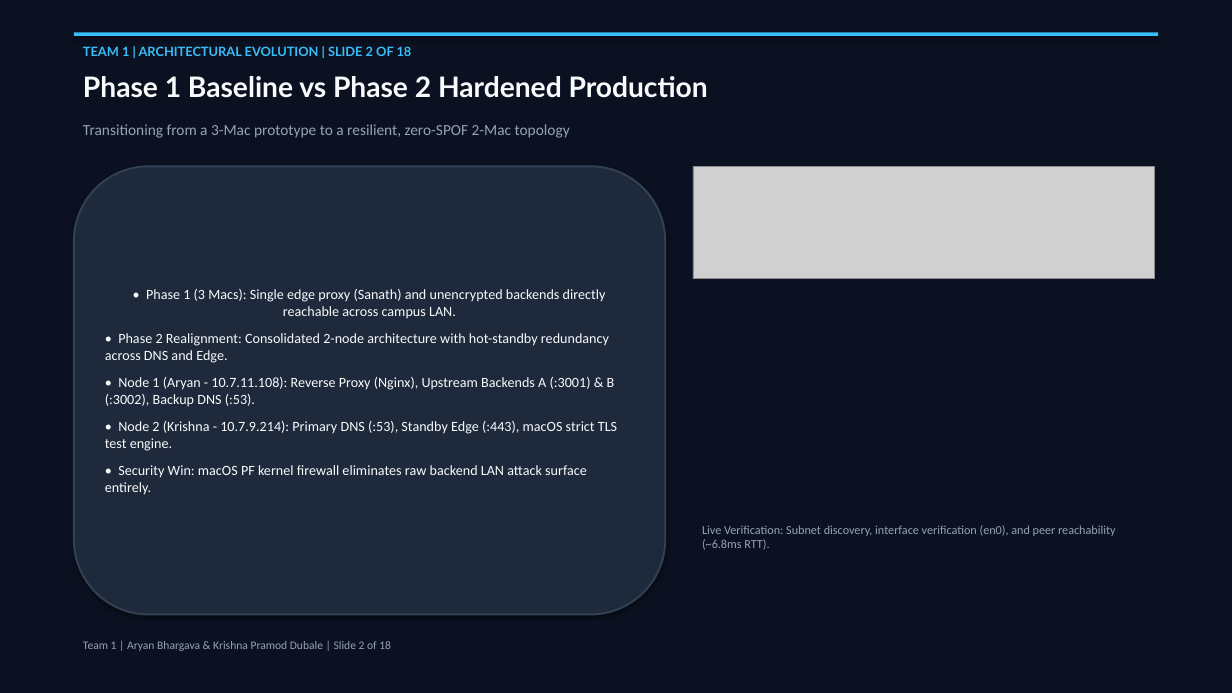
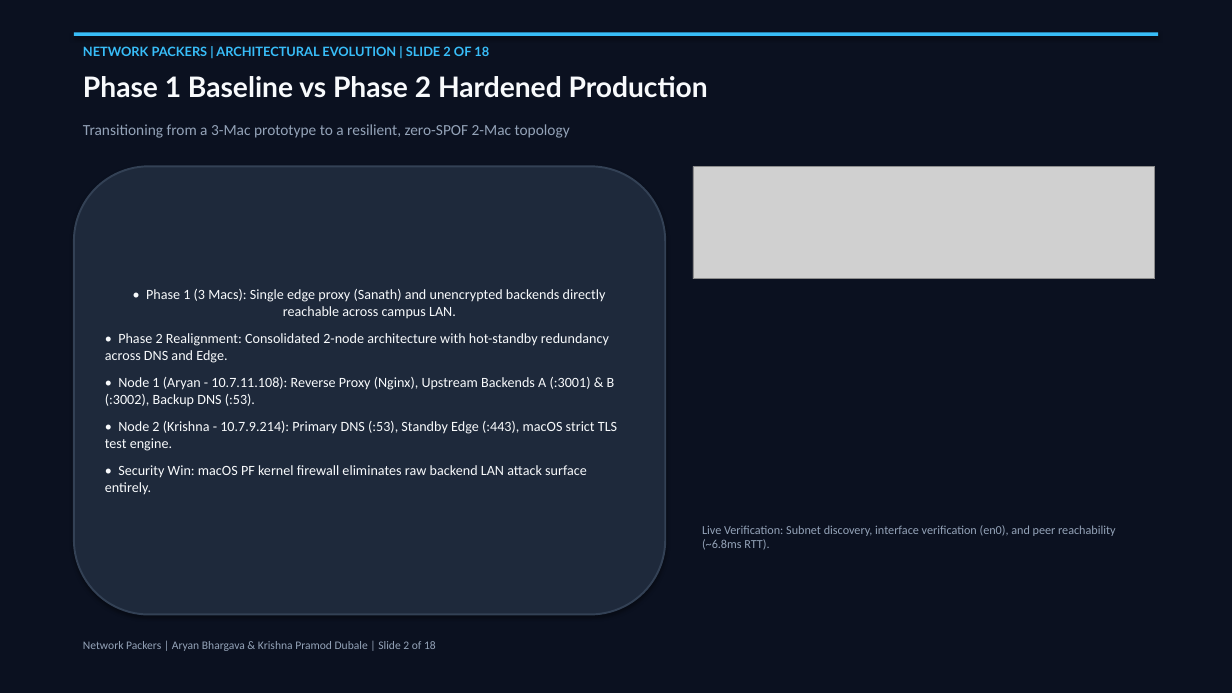
Before and after one commit to sanath-2512/Computer_Network, a slide deck: slide 2 of docs/Phase2_Final_Presentation_Team1.pptx. Drawn at 1232x693 pixels with LibreOffice and Linux fonts; fonts in the diff are those of the drawing; grey boxes stand for pictures. Boxes give left, top, right and bottom in pixels: in the first picture for what was removed or moved away, otherwise in the second. Text is boxed around its words. In the diff, an @@ line names an element or a change of style, - is before the commit and + after.

Commit message:
docs: update team branding to Network Packers across presentation and reports

```diff
--- a/docs/Phase2_Final_Presentation_Team1.pptx
+++ b/docs/Phase2_Final_Presentation_Team1.pptx
@@ text at <box>83,46,489,56</box>: text changed @@
-TEAM 1 | ARCHITECTURAL EVOLUTION | SLIDE 2 OF 18
+NETWORK PACKERS | ARCHITECTURAL EVOLUTION | SLIDE 2 OF 18
@@ text at <box>83,641,436,651</box>: text changed @@
-Team 1 | Aryan Bhargava & Krishna Pramod Dubale | Slide 2 of 18
+Network Packers | Aryan Bhargava & Krishna Pramod Dubale | Slide 2 of 18
```
Also in this commit, not shown: 17 other slides changed, 5 other files.
